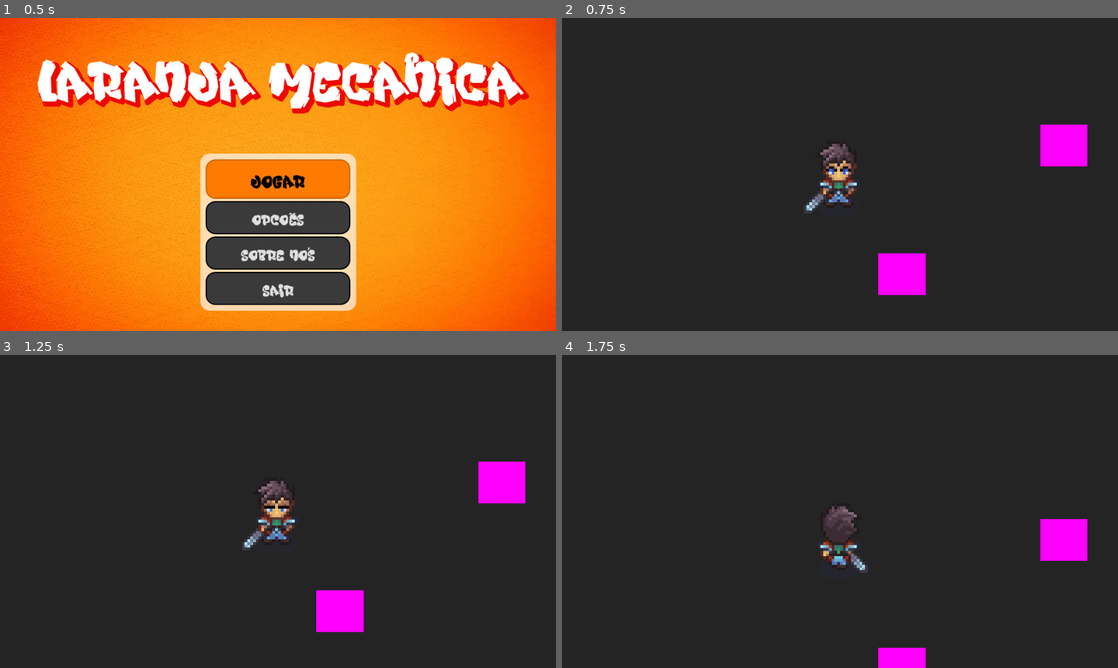
Above: before the commit, frames 1-4 (two rows, left to right).
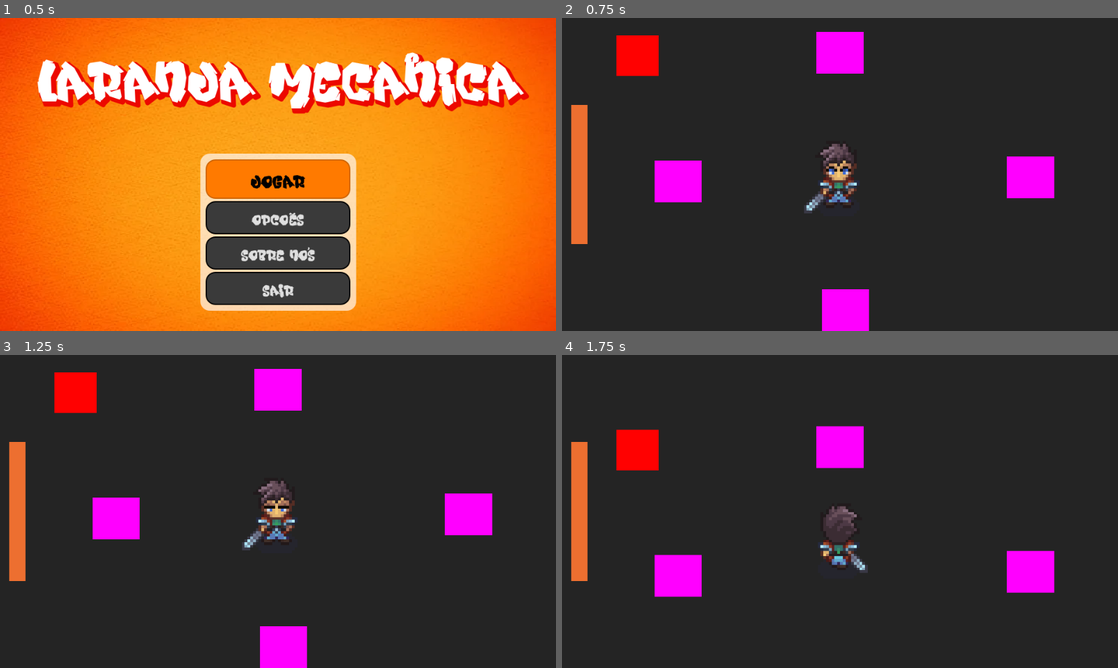
Above: after the commit, the same moments.

Repository: afonsoomg/laranja-mec-nica
Game: Godot game, scene res://scenes/GUI/menu_principal/main_menu.tscn
The game is run twice, just before and just after one commit, with the same random seed, the same clock (stepped at 60 frames per second) and the same inputs.
Inputs (mouse positions are in pixels of both pictures, inside the frame that each line leads up to):
- Up to frame 1 (0.5 s): no input
- Up to frame 2 (0.75 s): click "Jogar" at 0.5 s
- Up to frame 3 (1.25 s): no input
- Up to frame 4 (1.75 s): move the mouse to (812, 574) at 1.27 s; hold W (game_up) from 1.28 s (still down); click (812, 574) at 1.35 s

Frame 1 is identical in both runs. In frame 2, 9.0% of the frame differs, in the area x 1-95%, y 4-100%; in frame 3, 9.0%; in frame 4, 7.3%.

Commit message:
Add knockback, damage dummy, and player HUD
Introduce a knockback system and integrate it into combat and UI. Adds KnockbackComponent (and UID), DamageDummy entity and script for testing area damage, and PlayerHUD control + script. WeaponComponent now sends damage, hit direction and knockback_force; HurtboxComponent.receive_hit updated to apply knockback and handle death animation once. StatsComponent exposes knockback_force; player and target scenes/scripts updated to include KnockbackComponent and adjust movement/physics layers and collision masks. Refactors: HealthComponent death logic (_die), AnimationComponent dying state handling, and updates world and project settings (physics layer names). Various scene collision shapes/positions and HUD layout tweaks included.

Diff:
--- /dev/null
+++ b/entities/damage_dummy.tscn
@@ -0,0 +1,37 @@
+[gd_scene format=3 uid="uid://g5cbr4aveehy"]
+
+[ext_resource type="Script" uid="uid://de0fp8ju3e6tr" path="res://scripts/Characters/damage_dummy.gd" id="1_4cg6k"]
+
+[sub_resource type="RectangleShape2D" id="RectangleShape2D_812uh"]
+size = Vector2(15, 14.25)
+
+[sub_resource type="CanvasTexture" id="CanvasTexture_812uh"]
+
+[sub_resource type="RectangleShape2D" id="RectangleShape2D_4cg6k"]
+size = Vector2(17.25, 15.25)
+
+[node name="damage_dummy" type="CharacterBody2D" unique_id=1326439928]
+scale = Vector2(4, 4)
+collision_layer = 4
+collision_mask = 7
+
+[node name="CollisionShape2D" type="CollisionShape2D" parent="." unique_id=1413634134]
+position = Vector2(-0.25, -0.125)
+shape = SubResource("RectangleShape2D_812uh")
+debug_color = Color(0, 0.6502001, 0.122976325, 0.41960785)
+
+[node name="Sprite2D" type="Sprite2D" parent="." unique_id=1952307699 node_paths=PackedStringArray("damage_area")]
+modulate = Color(1, 0.003921569, 0.003921569, 1)
+position = Vector2(-0.12500066, 1.0430813e-06)
+scale = Vector2(15.25, 14.500002)
+texture = SubResource("CanvasTexture_812uh")
+script = ExtResource("1_4cg6k")
+damage_area = NodePath("../DamageArea")
+
+[node name="DamageArea" type="Area2D" parent="." unique_id=249822689]
+collision_layer = 16
+collision_mask = 8
+
+[node name="CollisionShape2D" type="CollisionShape2D" parent="DamageArea" unique_id=1039498262]
+position = Vector2(-0.125, -0.125)
+shape = SubResource("RectangleShape2D_4cg6k")
--- a/entities/player/player_top_down.tscn
+++ b/entities/player/player_top_down.tscn
@@ -17,6 +17,7 @@
 [ext_resource type="Script" uid="uid://cfiv457cdpndg" path="res://scripts/Components/HurtboxComponent.gd" id="15_igjlh"]
 [ext_resource type="Script" uid="uid://3lvrru5unix3" path="res://scripts/Components/HealthComponent.gd" id="16_h6ced"]
 [ext_resource type="Script" uid="uid://ceu58uush3mjr" path="res://scripts/Components/StatsComponent.gd" id="17_igjlh"]
+[ext_resource type="Script" uid="uid://c6y6n5pfau54y" path="res://scripts/Components/KnockbackComponent.gd" id="18_h6ced"]
 
 [sub_resource type="AtlasTexture" id="AtlasTexture_8xqvn"]
 atlas = ExtResource("1_4wh6m")
@@ -1806,28 +1807,32 @@
 }]
 
 [sub_resource type="RectangleShape2D" id="RectangleShape2D_2ijwq"]
+size = Vector2(15.75, 23)
 
 [sub_resource type="RectangleShape2D" id="RectangleShape2D_lihgh"]
 size = Vector2(12, 13.5)
 
 [sub_resource type="RectangleShape2D" id="RectangleShape2D_y51ln"]
-size = Vector2(14.5, 22.25)
+size = Vector2(18, 24.75)
 
 [node name="PlayerTopDown" type="CharacterBody2D" unique_id=624537047]
 scale = Vector2(4, 4)
-collision_mask = 3
+collision_layer = 2
+collision_mask = 5
 script = ExtResource("1_0s1ch")
 
 [node name="AnimatedSprite2D" type="AnimatedSprite2D" parent="." unique_id=36272804]
 sprite_frames = SubResource("SpriteFrames_6aaks")
-animation = &"walk_attack_up"
+animation = &"dying_right"
 
 [node name="CollisionShape2D" type="CollisionShape2D" parent="." unique_id=467225896]
+position = Vector2(-0.625, 0)
 shape = SubResource("RectangleShape2D_2ijwq")
 
 [node name="StatsComponent" type="Node" parent="." unique_id=1070747165]
 script = ExtResource("17_igjlh")
 run_speed = 300.0
+max_health = 50
 metadata/_custom_type_script = "uid://ceu58uush3mjr"
 
 [node name="HealthComponent" type="Node" parent="." unique_id=1233331656]
@@ -1858,8 +1863,8 @@
 metadata/_custom_type_script = "uid://cl55wn8sd5gxk"
 
 [node name="AttackHitbox" type="Area2D" parent="." unique_id=2144410339]
-collision_layer = 8
-collision_mask = 128
+collision_layer = 16
+collision_mask = 8
 monitoring = false
 
 [node name="WeaponCollisionShape" type="CollisionShape2D" parent="AttackHitbox" unique_id=1775165813]
@@ -1877,10 +1882,17 @@
 metadata/_custom_type_script = "uid://b8l3dxdd13qia"
 
 [node name="HurtboxComponent" type="Area2D" parent="." unique_id=938597308]
+collision_layer = 8
+collision_mask = 48
 script = ExtResource("15_igjlh")
 metadata/_custom_type_script = "uid://cfiv457cdpndg"
 
 [node name="CollisionShape2D" type="CollisionShape2D" parent="HurtboxComponent" unique_id=670963345]
-position = Vector2(-0.5, 0.375)
+position = Vector2(-0.5, 0.125)
 shape = SubResource("RectangleShape2D_y51ln")
 debug_color = Color(4.1151793e-06, 0.6478718, 0.20750788, 0.41960785)
+
+[node name="KnockbackComponent" type="Node" parent="." unique_id=1961631336]
+script = ExtResource("18_h6ced")
+decay = 2000.0
+metadata/_custom_type_script = "uid://c6y6n5pfau54y"
--- a/entities/target_dummy.tscn
+++ b/entities/target_dummy.tscn
@@ -4,17 +4,21 @@
 [ext_resource type="Script" uid="uid://3lvrru5unix3" path="res://scripts/Components/HealthComponent.gd" id="2_u7hxf"]
 [ext_resource type="Script" uid="uid://cfiv457cdpndg" path="res://scripts/Components/HurtboxComponent.gd" id="3_mujiu"]
 [ext_resource type="Script" uid="uid://ceu58uush3mjr" path="res://scripts/Components/StatsComponent.gd" id="4_mujiu"]
+[ext_resource type="Script" uid="uid://dw3oaar23io3x" path="res://scripts/Components/MoveComponent.gd" id="5_s6l4g"]
+[ext_resource type="Script" uid="uid://c6y6n5pfau54y" path="res://scripts/Components/KnockbackComponent.gd" id="6_cc12g"]
 
 [sub_resource type="PlaceholderTexture2D" id="PlaceholderTexture2D_3q1ve"]
 
-[sub_resource type="CircleShape2D" id="CircleShape2D_3q1ve"]
+[sub_resource type="RectangleShape2D" id="RectangleShape2D_cc12g"]
+size = Vector2(17, 15)
 
 [sub_resource type="RectangleShape2D" id="RectangleShape2D_u7hxf"]
-size = Vector2(17, 15)
+size = Vector2(17.5, 15)
 
 [node name="TargetDummy" type="CharacterBody2D" unique_id=1744661547]
 scale = Vector2(4, 4)
-collision_layer = 2
+collision_layer = 4
+collision_mask = 7
 script = ExtResource("1_3q1ve")
 
 [node name="Sprite2D" type="Sprite2D" parent="." unique_id=685317418]
@@ -22,22 +26,36 @@
 texture = SubResource("PlaceholderTexture2D_3q1ve")
 
 [node name="CollisionShape2D" type="CollisionShape2D" parent="." unique_id=1091496372]
-shape = SubResource("CircleShape2D_3q1ve")
+shape = SubResource("RectangleShape2D_cc12g")
+
+[node name="StatsComponent" type="Node" parent="." unique_id=574651616]
+script = ExtResource("4_mujiu")
+walk_speed = 0.0
+run_speed = 0.0
+acceleration = 0.0
+max_health = 30
+knockback_force = 10.0
+metadata/_custom_type_script = "uid://ceu58uush3mjr"
+
+[node name="MoveComponent" type="Node" parent="." unique_id=140979410]
+script = ExtResource("5_s6l4g")
+can_move = false
+metadata/_custom_type_script = "uid://dw3oaar23io3x"
 
 [node name="HealthComponent" type="Node" parent="." unique_id=406446186]
 script = ExtResource("2_u7hxf")
 metadata/_custom_type_script = "uid://3lvrru5unix3"
 
 [node name="HurtboxComponent" type="Area2D" parent="." unique_id=949887463]
-collision_layer = 128
-collision_mask = 8
+collision_layer = 8
+collision_mask = 48
 script = ExtResource("3_mujiu")
 metadata/_custom_type_script = "uid://cfiv457cdpndg"
 
 [node name="CollisionShape2D" type="CollisionShape2D" parent="HurtboxComponent" unique_id=1515128941]
 shape = SubResource("RectangleShape2D_u7hxf")
 
-[node name="StatsComponent" type="Node" parent="." unique_id=574651616]
-script = ExtResource("4_mujiu")
-max_health = 30
-metadata/_custom_type_script = "uid://ceu58uush3mjr"
+[node name="KnockbackComponent" type="Node" parent="." unique_id=2078963317]
+script = ExtResource("6_cc12g")
+decay = 2000.0
+metadata/_custom_type_script = "uid://c6y6n5pfau54y"
--- a/project.godot
+++ b/project.godot
@@ -96,8 +96,11 @@
 
 [layer_names]
 
-2d_physics/layer_2="Enemy Layer"
-2d_physics/layer_4="attack hitbox"
+2d_physics/layer_1="World"
+2d_physics/layer_2="Player Body"
+2d_physics/layer_3="EnemyBody"
+2d_physics/layer_4="HurtBox"
+2d_physics/layer_5="WeaponHitbox"
 
 [physics]
 
--- a/scenes/GUI/player_hud/player_hud.tscn
+++ b/scenes/GUI/player_hud/player_hud.tscn
@@ -3,14 +3,24 @@
 [sub_resource type="StyleBoxFlat" id="StyleBoxFlat_0ubfc"]
 bg_color = Color(0.9274502, 0.43629345, 0.1898736, 1)
 
-[node name="PlayerHud" type="Node2D" unique_id=206348407]
+[node name="PlayerHud" type="Control" unique_id=1409997022]
+layout_mode = 3
+anchors_preset = 15
+anchor_right = 1.0
+anchor_bottom = 1.0
+grow_horizontal = 2
+grow_vertical = 2
 
 [node name="HealthProgressBar" type="ProgressBar" parent="." unique_id=518553769]
-offset_left = 25.0
-offset_top = 165.0
-offset_right = 67.0
-offset_bottom = 394.0
+layout_mode = 1
+anchors_preset = 4
+anchor_top = 0.5
+anchor_bottom = 0.5
+offset_top = -120.0
+offset_right = 28.0
+offset_bottom = 120.0
 grow_vertical = 2
+pivot_offset = Vector2(16, 16)
 size_flags_horizontal = 0
 size_flags_vertical = 1
 theme_override_styles/fill = SubResource("StyleBoxFlat_0ubfc")
--- a/scenes/world.tscn
+++ b/scenes/world.tscn
@@ -2,6 +2,9 @@
 
 [ext_resource type="PackedScene" uid="uid://b1w8wwinheegy" path="res://entities/player/player_top_down.tscn" id="1_nnsk1"]
 [ext_resource type="PackedScene" uid="uid://gc3ywhsieoof" path="res://entities/target_dummy.tscn" id="2_rwgxs"]
+[ext_resource type="PackedScene" uid="uid://c3m5bijh62cvp" path="res://scenes/GUI/player_hud/player_hud.tscn" id="3_k0juu"]
+[ext_resource type="Script" uid="uid://dp3wwdbrvn8ca" path="res://scripts/UI/player_hud.gd" id="4_71j4m"]
+[ext_resource type="PackedScene" uid="uid://g5cbr4aveehy" path="res://entities/damage_dummy.tscn" id="5_71j4m"]
 
 [sub_resource type="QuadMesh" id="QuadMesh_e5uuo"]
 
@@ -31,4 +34,20 @@
 collision_mask = 2
 
 [node name="PlayerTopDown" parent="." unique_id=624537047 instance=ExtResource("1_nnsk1")]
-position = Vector2(161, 139)
+position = Vector2(483, 272)
+
+[node name="UI" type="CanvasLayer" parent="." unique_id=284375990]
+
+[node name="PlayerHud" parent="UI" unique_id=206348407 node_paths=PackedStringArray("player") instance=ExtResource("3_k0juu")]
+anchors_preset = 4
+anchor_top = 0.5
+anchor_right = 0.0
+anchor_bottom = 0.5
+offset_left = 16.0
+offset_right = 16.0
+grow_horizontal = 1
+script = ExtResource("4_71j4m")
+player = NodePath("../../PlayerTopDown")
+
+[node name="damage_dummy" parent="." unique_id=948839557 instance=ExtResource("5_71j4m")]
+position = Vector2(192, 101)
--- /dev/null
+++ b/scripts/Characters/damage_dummy.gd
@@ -0,0 +1,69 @@
+extends Node2D
+class_name DamageDummy
+
+@export var damage_area: Area2D
+@export var damage: int = 10
+@export var hit_interval: float = 1.0
+@export var knockback_force: float = 120.0
+@export var use_knockback: bool = true
+
+var _can_hit: bool = true
+var _targets_in_area: Array[HurtboxComponent] = []
+
+
+func _ready() -> void:
+	if damage_area == null:
+		push_error("DamageDummy precisa de uma DamageArea.")
+		return
+
+	damage_area.area_entered.connect(_on_area_entered)
+	damage_area.area_exited.connect(_on_area_exited)
+
+
+func _process(_delta: float) -> void:
+	if not _can_hit:
+		return
+
+	if _targets_in_area.is_empty():
+		return
+
+	var target_hurtbox := _targets_in_area[0]
+
+	if target_hurtbox == null:
+		return
+
+	_hit_target(target_hurtbox)
+
+
+func _on_area_entered(area: Area2D) -> void:
+	if area is HurtboxComponent:
+		var hurtbox := area as HurtboxComponent
+
+		if not _targets_in_area.has(hurtbox):
+			_targets_in_area.append(hurtbox)
+
+
+func _on_area_exited(area: Area2D) -> void:
+	if area is HurtboxComponent:
+		var hurtbox := area as HurtboxComponent
+		_targets_in_area.erase(hurtbox)
+
+
+func _hit_target(hurtbox: HurtboxComponent) -> void:
+	if hurtbox == null:
+		return
+
+	_can_hit = false
+
+	var hit_direction := Vector2.ZERO
+	if use_knockback:
+		hit_direction = (hurtbox.global_position - global_position).normalized()
+
+	hurtbox.receive_hit(
+		damage,
+		hit_direction,
+		knockback_force if use_knockback else 0.0
+	)
+
+	await get_tree().create_timer(hit_interval).timeout
+	_can_hit = true
--- a/scripts/Characters/player_top_down.gd
+++ b/scripts/Characters/player_top_down.gd
@@ -4,6 +4,8 @@
 @onready var move_component: MoveComponent = $MoveComponent
 @onready var animation_component: AnimationComponent = $AnimationComponent
 @onready var weapon_component: WeaponComponent = $WeaponComponent
+@onready var knockback_component : KnockbackComponent = $KnockbackComponent
+@onready var health_component : HealthComponent = $HealthComponent
 
 func _physics_process(delta: float) -> void:
 	var move_vector := get_input_vector()
@@ -12,6 +14,7 @@
 	move_component.set_move_input(move_vector)
 	move_component.set_running(run_pressed)
 	move_component.update_velocity(delta)
+	knockback_component.update_knockback(delta)
 	move_and_slide()
 
 	if input_component.is_attack_just_pressed():
@@ -21,3 +24,11 @@
 
 func get_input_vector() -> Vector2:
 	return input_component.get_input_vector()
+
+func _ready() -> void:
+	if not health_component.died.is_connected(_on_died):
+		health_component.died.connect(_on_died)
+
+func _on_died() -> void:
+	move_component.can_move = false
+	move_component.stop()
--- a/scripts/Characters/target_dummy.gd
+++ b/scripts/Characters/target_dummy.gd
@@ -1,12 +1,19 @@
 extends CharacterBody2D
 
 @onready var health_component: HealthComponent = $HealthComponent
-
+@onready var move_component: MoveComponent = $MoveComponent
+@onready var knockback_component : KnockbackComponent = $KnockbackComponent
 
 func _ready() -> void:
 	if health_component != null:
 		health_component.damaged.connect(_on_damaged)
 		health_component.died.connect(_on_died)
+
+
+func _physics_process(delta: float) -> void:
+	move_component.update_velocity(delta)
+	knockback_component.update_knockback(delta)
+	move_and_slide()
 
 
 func _on_damaged(amount: int) -> void:
--- a/scripts/Components/AnimationComponent.gd
+++ b/scripts/Components/AnimationComponent.gd
@@ -11,6 +11,7 @@
 var current_facing: String = "down"
 var action_facing: String = "down"
 var locked_action_animation: String = ""
+var dying_animation_finished: bool = false
 
 var is_attacking: bool = false
 var is_hurt: bool = false
@@ -38,7 +39,8 @@
 		_update_facing()
 
 	if is_dying:
-		_play_if_needed(locked_action_animation)
+		if not dying_animation_finished:
+			_play_if_needed(locked_action_animation)
 		return
 
 	if is_hurt:
@@ -80,6 +82,9 @@
 
 
 func play_dying() -> void:
+	if is_dying:
+		return
+
 	_update_facing()
 	action_facing = current_facing
 	locked_action_animation = "dying_" + action_facing
@@ -87,6 +92,7 @@
 	is_dying = true
 	is_hurt = false
 	is_attacking = false
+	dying_animation_finished = false
 
 
 func _update_facing() -> void:
@@ -151,6 +157,6 @@
 		locked_action_animation = ""
 
 	elif finished_animation.begins_with("dying_"):
-		pass
+		dying_animation_finished = true
 
 	animation_finished.emit(finished_animation)
--- a/scripts/Components/HealthComponent.gd
+++ b/scripts/Components/HealthComponent.gd
@@ -19,7 +19,6 @@
 		return
 
 	max_health = stats_component.max_health
-
 	current_health = max_health
 	health_changed.emit(current_health, max_health)
 
@@ -32,13 +31,11 @@
 		return
 
 	current_health = max(current_health - amount, 0)
-
 	damaged.emit(amount)
 	health_changed.emit(current_health, stats_component.max_health)
 
 	if current_health <= 0:
-		is_dead = true
-		died.emit()
+		_die()
 
 
 func heal(amount: int) -> void:
@@ -49,9 +46,15 @@
 		return
 
 	current_health = min(current_health + amount, max_health)
-
 	healed.emit(amount)
 	health_changed.emit(current_health, max_health)
+
+func _die() -> void:
+	if is_dead:
+		return
+
+	is_dead = true
+	died.emit()
 
 
 func get_health_percent() -> float:
--- a/scripts/Components/HurtboxComponent.gd
+++ b/scripts/Components/HurtboxComponent.gd
@@ -5,9 +5,13 @@
 signal killed
 
 @onready var health_component: HealthComponent = $"../HealthComponent"
+
 @onready var animation_component: AnimationComponent = get_node_or_null("../AnimationComponent") as AnimationComponent
+@onready var knockback_component: KnockbackComponent = get_node_or_null("../KnockbackComponent") as KnockbackComponent
 
 @export var can_receive_hits: bool = true
+
+var death_animation_triggered: bool = false
 
 
 func _ready() -> void:
@@ -18,7 +22,7 @@
 		health_component.died.connect(_on_owner_died)
 
 
-func receive_hit(damage: int) -> void:
+func receive_hit(damage: int, hit_direction: Vector2 = Vector2.ZERO, knockback_force: float = 0.0) -> void:
 	if not can_receive_hits:
 		return
 
@@ -31,12 +35,20 @@
 	hit_received.emit(damage)
 	health_component.take_damage(damage)
 
+	if knockback_component != null and knockback_force > 0.0 and not health_component.is_dead:
+		knockback_component.apply_knockback(hit_direction, knockback_force)
+
 	if animation_component != null:
 		if health_component.is_dead:
-			animation_component.play_dying()
+			if not death_animation_triggered:
+				death_animation_triggered = true
+				animation_component.play_dying()
 		else:
 			animation_component.play_hurt()
 
 
 func _on_owner_died() -> void:
+	can_receive_hits = false
+	monitoring = false
+	monitorable = false
 	killed.emit()
--- /dev/null
+++ b/scripts/Components/KnockbackComponent.gd
@@ -0,0 +1,64 @@
+extends Node
+class_name KnockbackComponent
+
+signal knockback_started(direction: Vector2, force: float)
+signal knockback_ended
+
+@export var can_receive_knockback: bool = true
+@export var decay: float = 900.0
+@export var min_force_threshold: float = 8.0
+
+@onready var body: CharacterBody2D = get_parent() as CharacterBody2D
+
+var knockback_velocity: Vector2 = Vector2.ZERO
+var is_under_knockback: bool = false
+
+
+func _ready() -> void:
+	if body == null:
+		push_error("KnockbackComponent precisa ser filho de um CharacterBody2D.")
+		return
+
+
+func apply_knockback(direction: Vector2, force: float) -> void:
+	if not can_receive_knockback:
+		return
+
+	if body == null:
+		return
+
+	if direction == Vector2.ZERO:
+		return
+
+	if force <= 0.0:
+		return
+
+	var normalized_direction := direction.normalized()
+	knockback_velocity = normalized_direction * force
+	is_under_knockback = true
+	knockback_started.emit(normalized_direction, force)
+
+
+func update_knockback(delta: float) -> void:
+	if body == null:
+		return
+
+	if not is_under_knockback:
+		return
+
+	body.velocity += knockback_velocity
+	knockback_velocity = knockback_velocity.move_toward(Vector2.ZERO, decay * delta)
+
+	if knockback_velocity.length() <= min_force_threshold:
+		knockback_velocity = Vector2.ZERO
+		is_under_knockback = false
+		knockback_ended.emit()
+
+
+func clear_knockback() -> void:
+	if knockback_velocity == Vector2.ZERO and not is_under_knockback:
+		return
+
+	knockback_velocity = Vector2.ZERO
+	is_under_knockback = false
+	knockback_ended.emit()
--- a/scripts/Components/StatsComponent.gd
+++ b/scripts/Components/StatsComponent.gd
@@ -16,6 +16,7 @@
 @export var attack_damage: int = 10
 @export var attack_cooldown: float = 0.35
 @export var hitbox_duration: float = 0.12
+@export var knockback_force: float = 140.0
 
 
 func set_walk_speed(value: float) -> void:
--- a/scripts/Components/WeaponComponent.gd
+++ b/scripts/Components/WeaponComponent.gd
@@ -129,20 +129,28 @@
 	if target == null:
 		return
 
-	if target == get_parent():
-		return
-
 	var hurtbox := _extract_hurtbox(target)
 
 	if hurtbox == null:
+		return
+
+	var weapon_owner := get_parent()
+	var hurtbox_owner := hurtbox.get_parent()
+
+	if hurtbox_owner == weapon_owner:
 		return
 
 	if _hit_targets.has(hurtbox):
 		return
 
 	_hit_targets.append(hurtbox)
-	hurtbox.receive_hit(stats_component.attack_damage)
-	target_hit.emit(hurtbox, stats_component.attack_damage)
+
+	var damage := stats_component.attack_damage
+	var hit_direction := move_component.facing_direction
+	var knockback_force := stats_component.knockback_force
+
+	hurtbox.receive_hit(damage, hit_direction, knockback_force)
+	target_hit.emit(hurtbox, damage)
 
 
 func _extract_hurtbox(target: Node) -> HurtboxComponent:
--- /dev/null
+++ b/scripts/UI/player_hud.gd
@@ -0,0 +1,29 @@
+extends Control
+class_name PlayerHUD
+
+@export var player: Node
+@onready var health_bar: ProgressBar = $HealthProgressBar
+
+var health_component: HealthComponent
+
+
+func _ready() -> void:
+	if player == null:
+		push_error("PlayerHUD precisa de uma referência ao Player.")
+		return
+
+	health_component = player.get_node_or_null("HealthComponent") as HealthComponent
+
+	if health_component == null:
+		push_error("PlayerHUD não encontrou HealthComponent no Player.")
+		return
+
+	if not health_component.health_changed.is_connected(_on_health_changed):
+		health_component.health_changed.connect(_on_health_changed)
+
+	_on_health_changed(health_component.current_health, health_component.max_health)
+
+
+func _on_health_changed(current_health: int, max_health: int) -> void:
+	health_bar.max_value = max_health
+	health_bar.value = current_health
Not shown, added: scripts/Characters/damage_dummy.gd.uid
Not shown, added: scripts/Components/KnockbackComponent.gd.uid
Not shown, added: scripts/UI/player_hud.gd.uid
